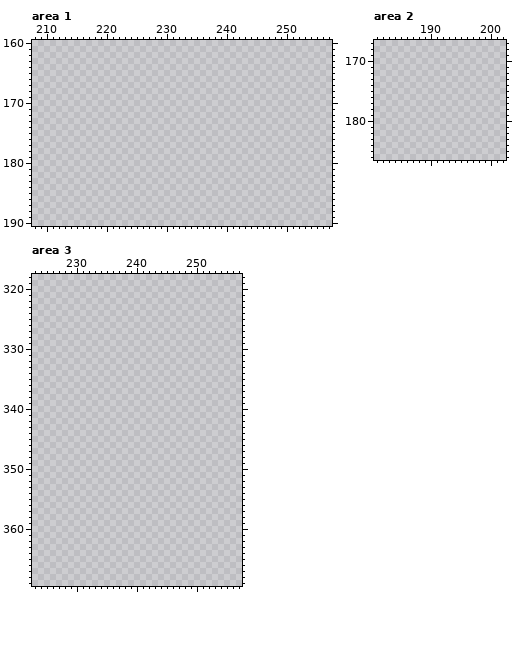
Two versions of one pixel-art file, res/atlas.aseprite. The picture above was drawn from the file before the commit.
1024x1024 pixels, 1 frame. Colours within 5 levels of each other are drawn and written as one. Shown: area 1: x 208..257, y 160..190; area 2: x 181..202, y 167..186; area 3: x 223..257, y 318..369. The old version is drawn lined up with the new one. The commit also changed other parts of the picture, which this record leaves out.
Palette (. is transparent): 
After:
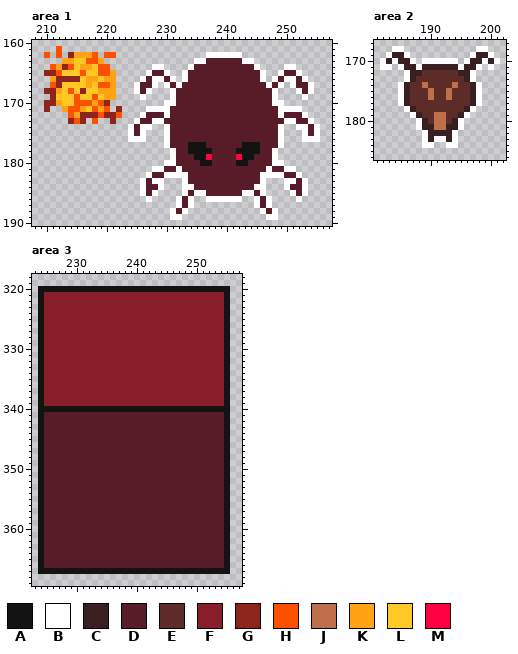
Colours new in this view: A #131313  B #ffffff  C #391f21  D #571c27  E #5d2c28  F #891e2b  G #8e251d  H #ff5000  J #bf6f4a  K #ffa214  L #ffc825  M #ff0040
Changes in this commit:
drawings rearranged on the sheet (the old picture shows each at its new place; 1 dropped ones are not shown)
Changed rows in their new state; - is an unchanged pixel.
Area 1:
first column x 210:
161 --H-------------------------------------------
162 H-H-GKKKH-HH---------------BBBBBB-------------
163 ---KKLLHHK---------------BBDDDDDDBB-----------
164 -HKGHLKKLHH-------BB----BDDDDDDDDDDB----BB----
165 GGHLLLHLLHHK-----BDDB--BDDDDDDDDDDDDB--BDDB---
166 -KGGGGLKKLKK----BDBBDB-BDDDDDDDDDDDDB-BDBBDB--
167 -HGLLLLKLHHK---BDDB-BDBDDDDDDDDDDDDDDBDB-BDDB-
168 GGKLHLGLLKKK---BDB---BDDDDDDDDDDDDDDDDB---BDB-
169 -GLLLHLLHLKK----B----BDDDDDDDDDDDDDDDDB----B--
170 GGKLLHHHKHG---------BBDDDDDDDDDDDDDDDDBB------
171 G--KHHKLHKH-G----BBBBDDDDDDDDDDDDDDDDDDBBBB---
172 ----HKGGGHGGH---BDDDBDDDDDDDDDDDDDDDDDDBDDDB--
173 ----GHG-H--G---BDDBBDDDDDDDDDDDDDDDDDDDDBBDDB-
174 --------------BDBB--BDDDDDDDDDDDDDDDDDDB--BBDB
175 --------------BDB---BDDDDDDDDDDDDDDDDDDB---BDB
176 --------------BBB---BDDDDDDDDDDDDDDDDDDB---BBB
177 --------------------BDDDAAADDDDDDAAADDDB------
178 ---------------------BDDAAAADDDDAAAADDB-------
179 ---------------------BDDDAAMDDDDMAADDDB-------
180 --------------------BBDDDDAADDDDAADDDDBB------
181 ------------------BBDDBDDDDDDDDDDDDDDBDDBB----
182 -----------------BDDBBBBDDDDDDDDDDDDBBBBDDB---
183 ----------------BDBB---BDDDDDDDDDDDDB---BBDB--
184 ----------------BDDB---BBDDDDDDDDDDBB---BDDB--
185 ----------------BDB----BDBBDDDDDDBBDB----BDB--
186 -----------------B----BDB--BBBBBB--BDB----B---
187 ----------------------BDB----------BDB--------
188 ---------------------BDB------------BDB-------
189 ---------------------BB--------------BB-------
Area 2:
first column x 182:
168 --BB------------BB--
169 -BCCB----------BCCB-
170 BCBCCB-BBBBBB-BCCBCB
171 BB-BCCBCCCCCCBCCB-B-
172 ----BCCEEEEEECCB----
173 ----BCEEEEEEEECB----
174 ---BCEEJEEEEJEECB---
175 ---BCEEEJEEJEEECB---
176 ---BCEEEJEEJEEECB---
177 ---BCEEEEEEEEEECB---
178 ----BCEEEEEEEECB----
179 -----BCEEJJEECB-----
180 ------BCEJJECB------
181 ------BCCJJCCB------
182 -------BCCCCB-------
183 -------BCBBCB-------
184 -------BB--BB-------
Area 3:
first column x 224:
320 AAAAAAAAAAAAAAAAAAAAAAAAAAAAAAAA
321 AFFFFFFFFFFFFFFFFFFFFFFFFFFFFFFA
322 AFFFFFFFFFFFFFFFFFFFFFFFFFFFFFFA
323 AFFFFFFFFFFFFFFFFFFFFFFFFFFFFFFA
324 AFFFFFFFFFFFFFFFFFFFFFFFFFFFFFFA
325 AFFFFFFFFFFFFFFFFFFFFFFFFFFFFFFA
326 AFFFFFFFFFFFFFFFFFFFFFFFFFFFFFFA
327 AFFFFFFFFFFFFFFFFFFFFFFFFFFFFFFA
328 AFFFFFFFFFFFFFFFFFFFFFFFFFFFFFFA
329 AFFFFFFFFFFFFFFFFFFFFFFFFFFFFFFA
330 AFFFFFFFFFFFFFFFFFFFFFFFFFFFFFFA
331 AFFFFFFFFFFFFFFFFFFFFFFFFFFFFFFA
332 AFFFFFFFFFFFFFFFFFFFFFFFFFFFFFFA
333 AFFFFFFFFFFFFFFFFFFFFFFFFFFFFFFA
334 AFFFFFFFFFFFFFFFFFFFFFFFFFFFFFFA
335 AFFFFFFFFFFFFFFFFFFFFFFFFFFFFFFA
336 AFFFFFFFFFFFFFFFFFFFFFFFFFFFFFFA
337 AFFFFFFFFFFFFFFFFFFFFFFFFFFFFFFA
338 AFFFFFFFFFFFFFFFFFFFFFFFFFFFFFFA
339 AFFFFFFFFFFFFFFFFFFFFFFFFFFFFFFA
340 AAAAAAAAAAAAAAAAAAAAAAAAAAAAAAAA
341 ADDDDDDDDDDDDDDDDDDDDDDDDDDDDDDA
342 ADDDDDDDDDDDDDDDDDDDDDDDDDDDDDDA
343 ADDDDDDDDDDDDDDDDDDDDDDDDDDDDDDA
344 ADDDDDDDDDDDDDDDDDDDDDDDDDDDDDDA
345 ADDDDDDDDDDDDDDDDDDDDDDDDDDDDDDA
346 ADDDDDDDDDDDDDDDDDDDDDDDDDDDDDDA
347 ADDDDDDDDDDDDDDDDDDDDDDDDDDDDDDA
348 ADDDDDDDDDDDDDDDDDDDDDDDDDDDDDDA
349 ADDDDDDDDDDDDDDDDDDDDDDDDDDDDDDA
350 ADDDDDDDDDDDDDDDDDDDDDDDDDDDDDDA
351 ADDDDDDDDDDDDDDDDDDDDDDDDDDDDDDA
352 ADDDDDDDDDDDDDDDDDDDDDDDDDDDDDDA
353 ADDDDDDDDDDDDDDDDDDDDDDDDDDDDDDA
354 ADDDDDDDDDDDDDDDDDDDDDDDDDDDDDDA
355 ADDDDDDDDDDDDDDDDDDDDDDDDDDDDDDA
356 ADDDDDDDDDDDDDDDDDDDDDDDDDDDDDDA
357 ADDDDDDDDDDDDDDDDDDDDDDDDDDDDDDA
358 ADDDDDDDDDDDDDDDDDDDDDDDDDDDDDDA
359 ADDDDDDDDDDDDDDDDDDDDDDDDDDDDDDA
360 ADDDDDDDDDDDDDDDDDDDDDDDDDDDDDDA
361 ADDDDDDDDDDDDDDDDDDDDDDDDDDDDDDA
362 ADDDDDDDDDDDDDDDDDDDDDDDDDDDDDDA
363 ADDDDDDDDDDDDDDDDDDDDDDDDDDDDDDA
364 ADDDDDDDDDDDDDDDDDDDDDDDDDDDDDDA
365 ADDDDDDDDDDDDDDDDDDDDDDDDDDDDDDA
366 ADDDDDDDDDDDDDDDDDDDDDDDDDDDDDDA
367 AAAAAAAAAAAAAAAAAAAAAAAAAAAAAAAA
